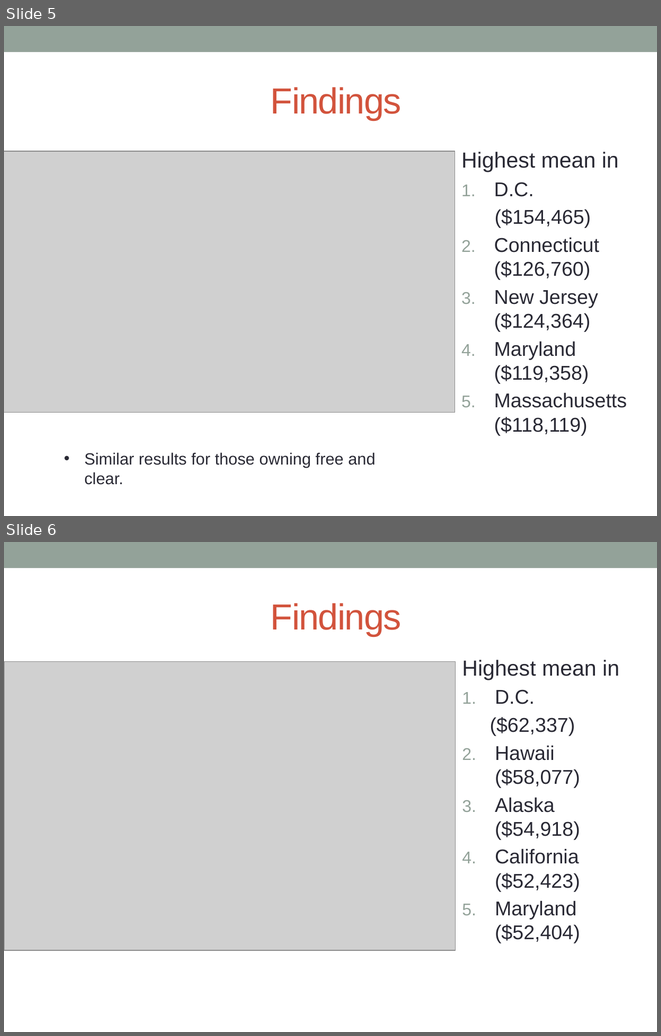
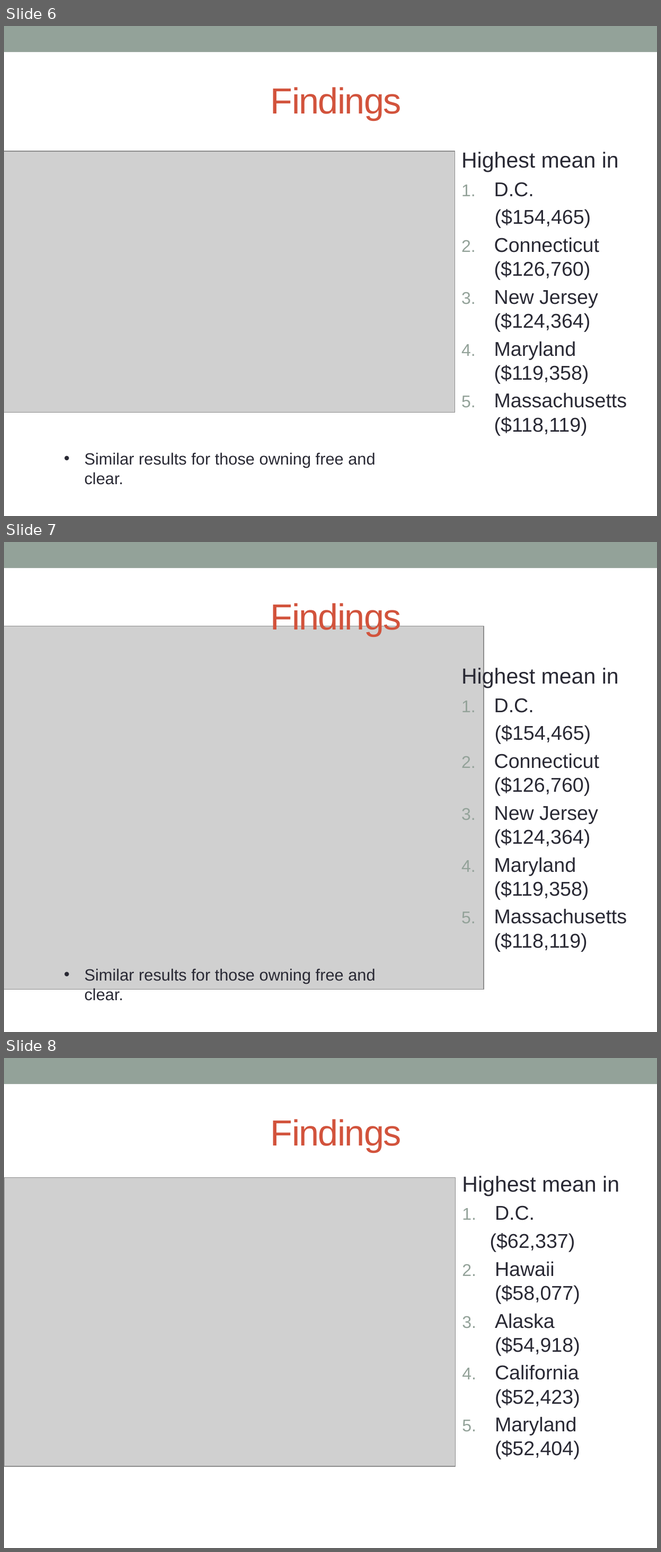
Before and after one commit to andy-olstad/599-POGS, a slide deck: Project 1 Powerpoint Jasmine Edit.pptx. Shown one above the other, each under a label of ours: slides 5 and 6 before the commit, slides 6, 7 and 8 after it. The pictures are 661x1036 and 661x1552 pixels, drawn with LibreOffice and Linux fonts; fonts in the diff are those of the drawing; grey boxes stand for pictures. Boxes give left, top, right and bottom in pixels: in the first picture for what was removed or moved away, otherwise in the second. Text is boxed around its words. In the diff, an @@ line names an element or a change of style, - is before the commit and + after.

```diff
--- a/Project 1 Powerpoint Jasmine Edit.pptx
+++ b/Project 1 Powerpoint Jasmine Edit.pptx
@@ slide 7 added at (x1=4, y1=542, x2=657, y2=1032), background #FFFFFF; not listed: 1 template element that a slide beside it also shows @@
@@ title added at (x1=271, y1=601, x2=402, y2=636), 40 pt, text #D2533C @@
+Findings
@@ picture added at (x1=4, y1=626, x2=484, y2=989) @@
@@ text added at (x1=461, y1=667, x2=627, y2=951), 22 pt, text #292934 @@
+Highest mean in
+1. D.C.
+($154,465)
+1. Connecticut ($126,760)
+2. New Jersey ($124,364)
+3. Maryland ($119,358)
+4. Massachusetts ($118,119)
@@ text added at (x1=85, y1=968, x2=375, y2=1000), 18 pt, text #292934 @@
+• Similar results for those owning free and clear.
@@ what was slide 5 is now slide 6 @@
@@ what was slide 6 is now slide 8 @@
```
Also in this commit, not shown: 3 other slides added.
